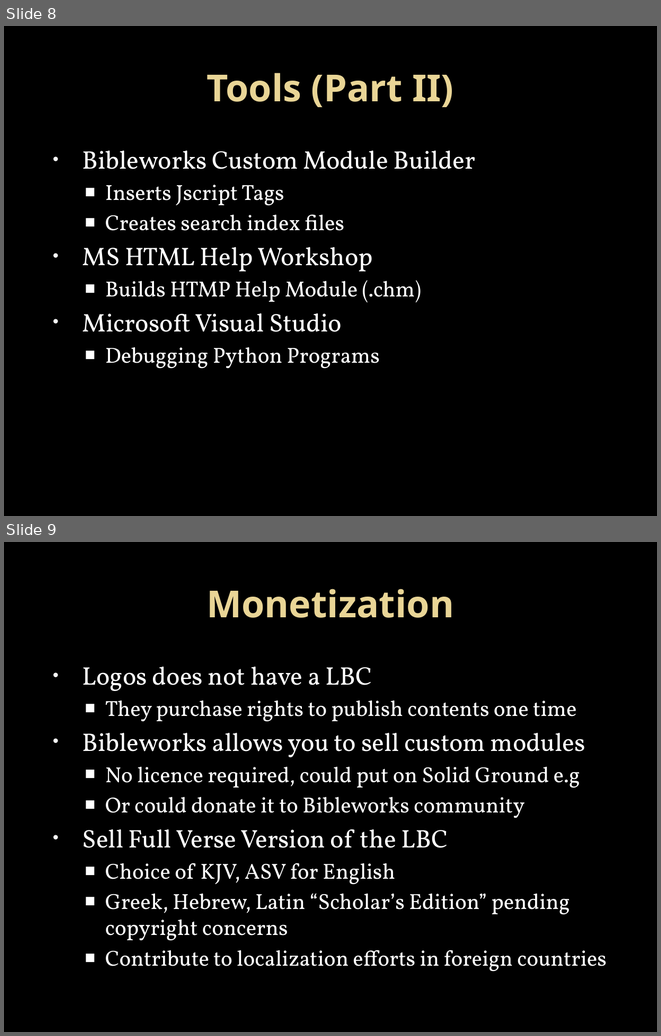
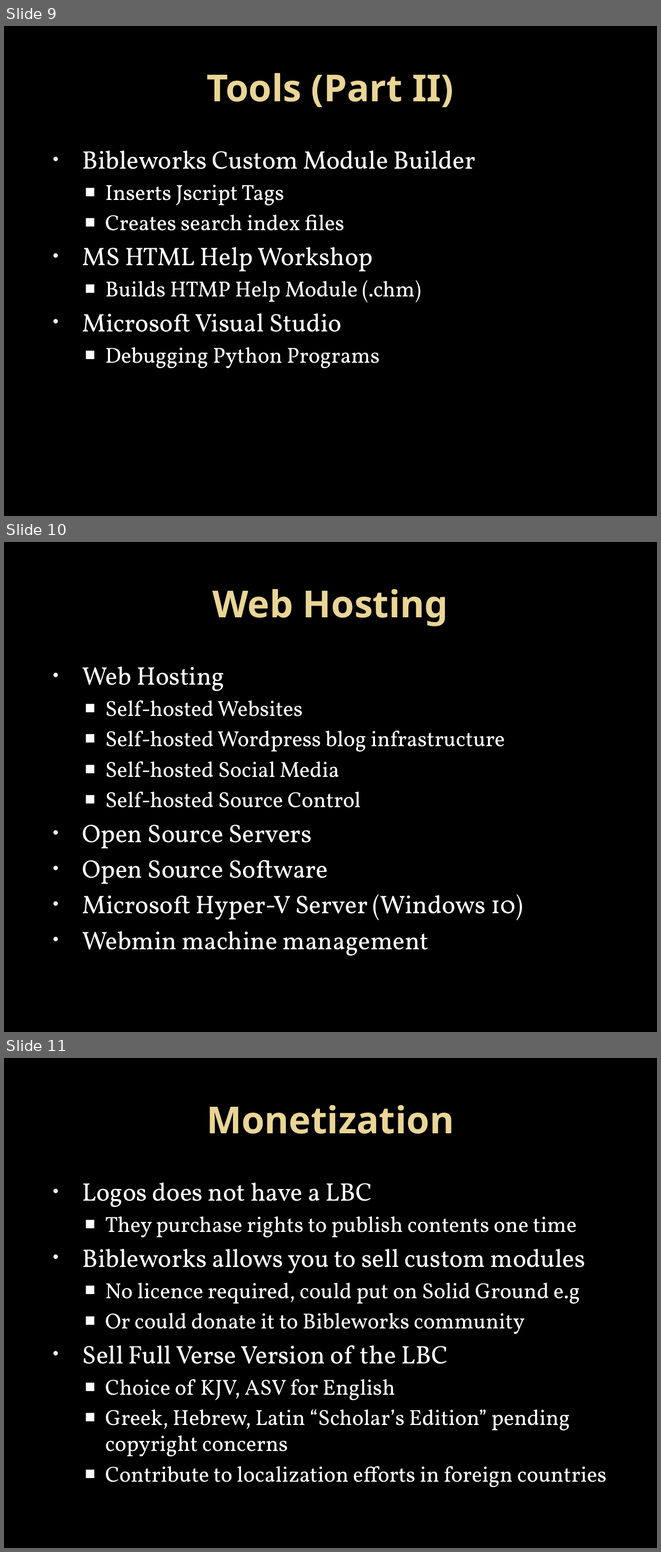
Before and after one commit to stevemac321/python, a slide deck: LBC Electronic Reformating.pptx. Shown one above the other, each under a label of ours: slides 8 and 9 before the commit, slides 9, 10 and 11 after it. The pictures are 661x1036 and 661x1552 pixels, drawn with LibreOffice and Linux fonts; fonts in the diff are those of the drawing; background and template pictures are left out. Boxes give left, top, right and bottom in pixels: in the first picture for what was removed or moved away, otherwise in the second. Text is boxed around its words. In the diff, an @@ line names an element or a change of style, - is before the commit and + after.

```diff
--- a/LBC Electronic Reformating.pptx
+++ b/LBC Electronic Reformating.pptx
@@ slide 10 added at (4, 542, 657, 1032), background picture (left out) @@
@@ title added at (212, 589, 448, 626), 41 pt, text gradient #EAD696 to #E7D081, bold @@
+Web Hosting
@@ text added at (82, 666, 523, 955), 24 pt, text #FFFFFF @@
+• Web Hosting
+  ■ Self-hosted Websites
+  ■ Self-hosted Wordpress blog infrastructure
+  ■ Self-hosted Social Media
+  ■ Self-hosted Source Control
+• Open Source Servers
+• Open Source Software
+• Microsoft Hyper-V Server (Windows 10)
+• Webmin machine management
@@ what was slide 8 is now slide 9 @@
@@ what was slide 9 is now slide 11 @@
```
Also in this commit, not shown: 3 slides changed, 1 other slide added.
